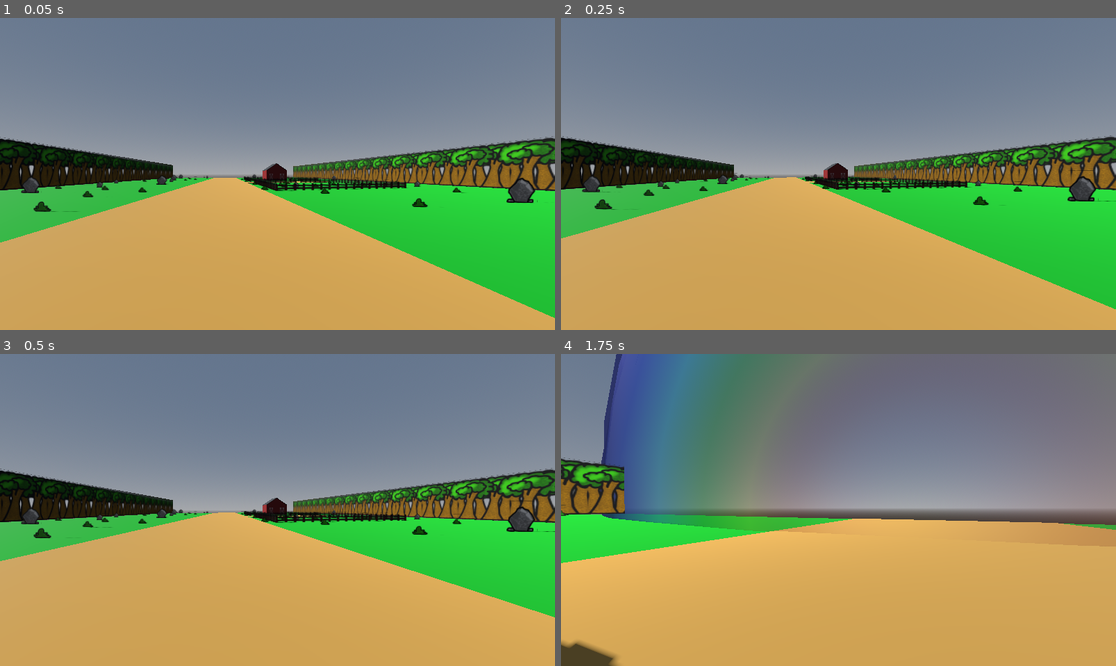
Above: before the commit, frames 1-4 (two rows, left to right).
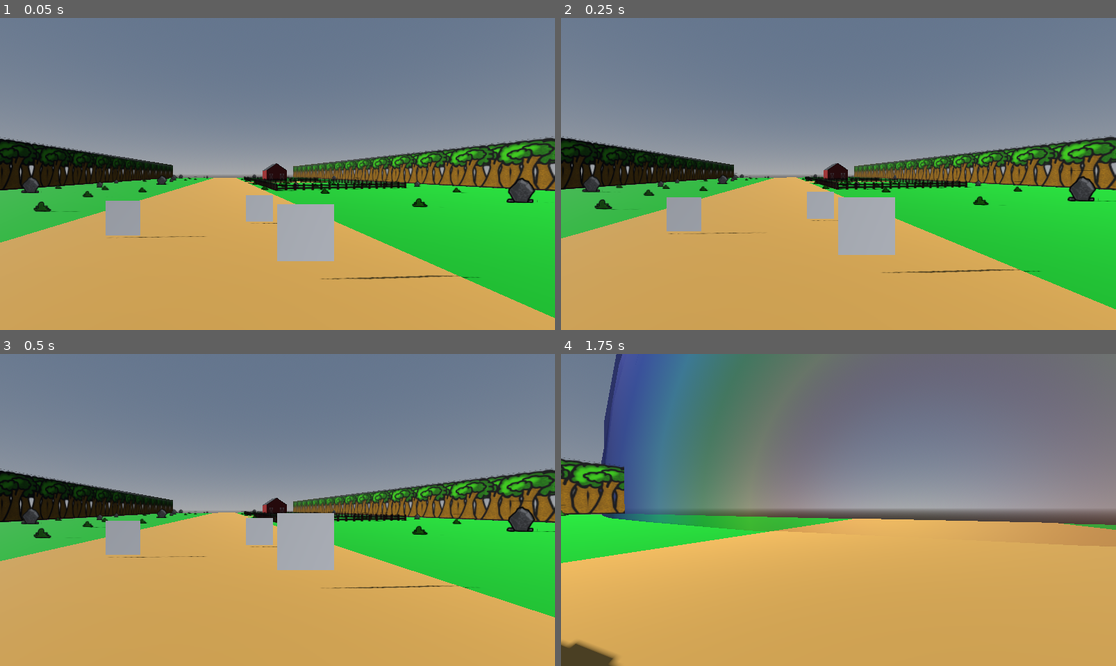
Above: after the commit, the same moments.

Repository: ThePeachyOne/GGJ2025
Game: Godot game, scene res://scenes/BubbleCountryside.tscn
Same seed, same stepped clock (60 frames per second), same inputs: the game is played once before the commit and once after it. This scene is started directly instead of the project's main scene.
Inputs (mouse positions are in pixels of both pictures, inside the frame that each line leads up to):
- Up to frame 1 (0.05 s): no input
- Up to frame 2 (0.25 s): no input
- Up to frame 3 (0.5 s): no input
- Up to frame 4 (1.75 s): tap Enter at 0.5 s; move the mouse to (866, 510) at 0.52 s; hold E (Interact, bound only after the commit) 0.53-1.28 s; hold W (Walk_Forward) from 0.53 s (still down); tap Space (Jump) at 0.77, 1.52 s; move the mouse to (810, 510) at 1.27 s; tap 1 (Select_Number) at 1.35 s; tap E (Interact, bound only after the commit) at 1.55 s

The runs differ from the first frame. In frame 1, 3.2% of the frame differs, in the area x 19-87%, y 56-84%; in frame 2, 3.2%, in the area x 19-87%, y 55-82%; in frame 3, 3.1%; in frame 4, nothing differs.

Commit message:
Fixed cutscene manager and have npc_root working

Diff:
--- a/bubblequest/project.godot
+++ b/bubblequest/project.godot
@@ -50,6 +50,12 @@
 , Object(InputEventKey,"resource_local_to_scene":false,"resource_name":"","device":-1,"window_id":0,"alt_pressed":false …(186 unchanged characters)…
 ]
 }
+Interact={
+"deadzone": 0.5,
+"events": [Object(InputEventKey,"resource_local_to_scene":false,"resource_name":"","device":-1,"window_id":0,"alt_pressed":false,"shift_pressed":false,"ctrl_pressed":false,"meta_pressed":false,"pressed":false,"keycode":0,"physical_keycode":69,"key_label":0,"unicode":101,"location":0,"echo":false,"script":null)
+, Object(InputEventJoypadButton,"resource_local_to_scene":false,"resource_name":"","device":-1,"button_index":2,"pressure":0.0,"pressed":false,"script":null)
+]
+}
 Jump={
 "deadzone": 0.5,
 "events": [Object(InputEventKey,"resource_local_to_scene":false,"resource_name":"","device":-1,"window_id":0,"alt_press …(191 unchanged characters)…
--- a/bubblequest/scenes/BubbleCountryside.tscn
+++ b/bubblequest/scenes/BubbleCountryside.tscn
@@ -9,6 +9,7 @@
 [ext_resource type="Shader" path="res://assets/shaders/bubble.gdshader" id="6_kr44p"]
 [ext_resource type="PackedScene" uid="uid://bnds675i6pmgw" path="res://scenes/barn.tscn" id="7_mekcm"]
 [ext_resource type="PackedScene" uid="uid://i1v15jcmect3" path="res://scenes/big_rock.tscn" id="8_47pxs"]
+[ext_resource type="PackedScene" uid="uid://i8nivtxo5lvm" path="res://scenes/npc_root.tscn" id="10_aakfw"]
 
 [sub_resource type="ProceduralSkyMaterial" id="ProceduralSkyMaterial_sg2e6"]
 
@@ -785,3 +786,12 @@
 
 [node name="bush61" parent="bushes" instance=ExtResource("6_jk55g")]
 transform = Transform3D(1, 0, 0, 0, 1, 0, 0, 0, 1, -7.1818, 0.748153, -42.6068)
+
+[node name="npcRoot" parent="." instance=ExtResource("10_aakfw")]
+transform = Transform3D(1, 0, 0, 0, 1, 0, 0, 0, 1, 9.26939, 1.39581, -103.653)
+
+[node name="npcRoot2" parent="." instance=ExtResource("10_aakfw")]
+transform = Transform3D(1, 0, 0, 0, 1, 0, 0, 0, 1, 19.9232, 0.748155, -94.9321)
+
+[node name="npcRoot3" parent="." instance=ExtResource("10_aakfw")]
+transform = Transform3D(1, 0, 0, 0, 1, 0, 0, 0, 1, 9.64228, 0.748155, -93.1527)
--- a/bubblequest/scenes/CutsceneManager.tscn
+++ b/bubblequest/scenes/CutsceneManager.tscn
@@ -7,7 +7,6 @@
 
 [node name="CutsceneManager" type="Node"]
 script = ExtResource("1_ox8f1")
-universal_dialog_file = "res://assets/text/TEST_dialog.txt"
 toggle_type_by_char = true
 option_text_file = "res://assets/text/TEST_choices.txt"
 
--- a/bubblequest/scenes/npc_root.tscn
+++ b/bubblequest/scenes/npc_root.tscn
@@ -1,6 +1,7 @@
-[gd_scene load_steps=5 format=3 uid="uid://i8nivtxo5lvm"]
+[gd_scene load_steps=8 format=3 uid="uid://i8nivtxo5lvm"]
 
 [ext_resource type="Script" path="res://scripts/npc_root.gd" id="1_b5o2r"]
+[ext_resource type="PackedScene" uid="uid://bmhon2p6ohvc3" path="res://scenes/CutsceneManager.tscn" id="2_brwsu"]
 
 [sub_resource type="StandardMaterial3D" id="StandardMaterial3D_sqtds"]
 transparency = 4
@@ -13,6 +14,14 @@
 [sub_resource type="BoxShape3D" id="BoxShape3D_613h4"]
 size = Vector3(5, 1, 5)
 
+[sub_resource type="StandardMaterial3D" id="StandardMaterial3D_7rcnc"]
+shading_mode = 0
+billboard_mode = 1
+
+[sub_resource type="TextMesh" id="TextMesh_3qkh2"]
+material = SubResource("StandardMaterial3D_7rcnc")
+text = "Press E to interact with "
+
 [node name="npcRoot" type="Area3D"]
 script = ExtResource("1_b5o2r")
 
@@ -24,4 +33,15 @@
 transform = Transform3D(1, 0, 0, 0, 1, 0, 0, 0, 1, 0, 0.75, 0)
 shape = SubResource("BoxShape3D_613h4")
 
+[node name="npcInteractText" type="MeshInstance3D" parent="."]
+transform = Transform3D(1, 0, 0, 0, 1, 0, 0, 0, 1, 0, 2.67892, 0)
+visible = false
+mesh = SubResource("TextMesh_3qkh2")
+
+[node name="MODEL_HERE" type="MeshInstance3D" parent="."]
+transform = Transform3D(1, 0, 0, 0, 1, 0, 0, 0, 1, 0, 1.25, 0)
+
+[node name="CutsceneManager" parent="." instance=ExtResource("2_brwsu")]
+
 [connection signal="body_entered" from="." to="." method="_on_body_entered"]
+[connection signal="body_exited" from="." to="." method="_on_body_exited"]
--- a/bubblequest/scripts/cutscene_manager.gd
+++ b/bubblequest/scripts/cutscene_manager.gd
@@ -49,8 +49,7 @@
 		_ready_by_actor()
 		return
 
-	get_tree().call_group("Actor", "lose_subtitle_focus")
-
+	#get_tree().call_group("Actor", "lose_subtitle_focus")
 	# Initialize the master text box.
 	one_file_box.sourceTextPath = universal_dialog_file
 	one_file_box.toggle_type_by_char = toggle_type_by_char
@@ -75,7 +74,6 @@
 		optionLabels[i].visible = true
 		optionLabels[i].text = dialog_options[i]
 
-	activate_dialog()
 
 ## I did a very foolish thing and wasted a lot of time making something that worked really well.
 func _ready_by_actor():
--- a/bubblequest/scripts/npc_root.gd
+++ b/bubblequest/scripts/npc_root.gd
@@ -1,16 +1,48 @@
 extends Area3D
 
+@export var ThreeDee : bool
+
 var playerInArea = false
+var canActivateDialog = true
+var NAMEHERE = ""
+@export_file var DIALOGFILE = "res://assets/text/TEST_dracula_dialog.txt"
+@export_file var CHOICEFILE = "res://assets/text/TEST_choices.txt"
 
 # Called when the node enters the scene tree for the first time.
 func _ready():
-	pass # Replace with function body.
+
+	$CutsceneManager.universal_dialog_file = DIALOGFILE
+	$CutsceneManager.option_text_file = CHOICEFILE
+	$CutsceneManager.dialog_options = PackedStringArray()
+	$CutsceneManager._ready()
+
+	$npcInteractText.mesh.text += NAMEHERE
+
+	if ThreeDee:
+		$IMAGE_HERE.visible = false
+	else:
+		$MODEL_HERE.visible = false
+
 
 
 # Called every frame. 'delta' is the elapsed time since the previous frame.
 func _process(delta):
 	pass
 
+func _unhandled_key_input(event: InputEvent):
+	if event.is_action_pressed("Interact") and playerInArea and canActivateDialog:
+		print("START DIALOG HERE")
+		canActivateDialog = false
+		$CutsceneManager.activate_dialog()
+
 
 func _on_body_entered(body):
-	#if is_in_group()
+	if body.is_in_group("player"):
+		playerInArea = true
+		$npcInteractText.visible = true
+
+
+func _on_body_exited(body):
+	if body.is_in_group("player"):
+		playerInArea = false
+		$npcInteractText.visible = false
Not shown: 1 places in bubblequest/scenes/BubbleCountryside.tscn that only renumber resources
